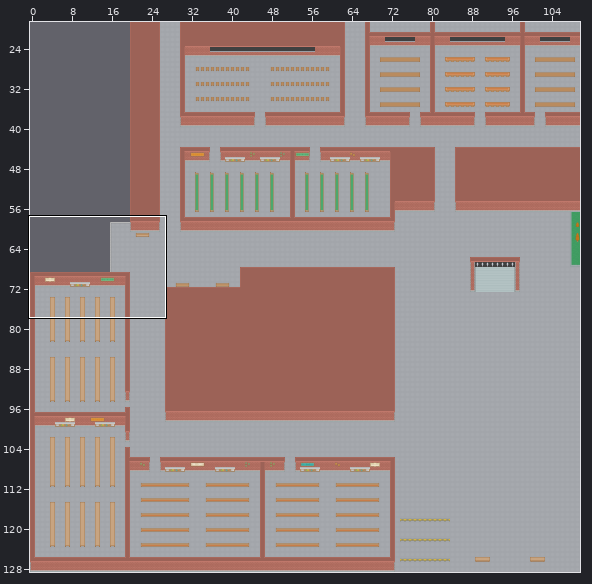
Level history. Tiled map: core/assets/visuals/maps/Turlington_Dungeon.tmx. The picture above shows the old version from afar; the outline marks the close-up.
Close-up. Before:
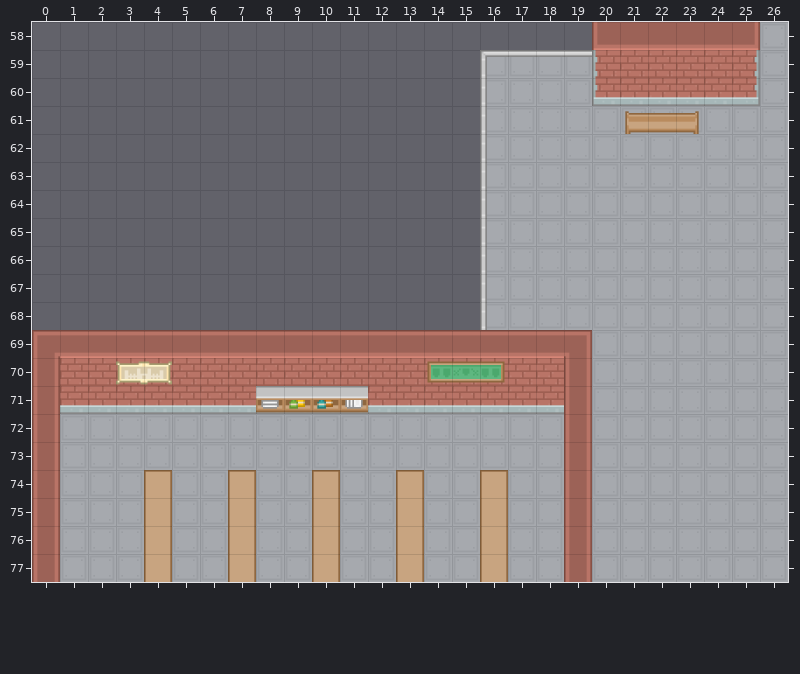
Cells are 64x64 px. Shown: x 0..26, y 58..77. The commit also changed other parts of the map, which this record leaves out.
New version:
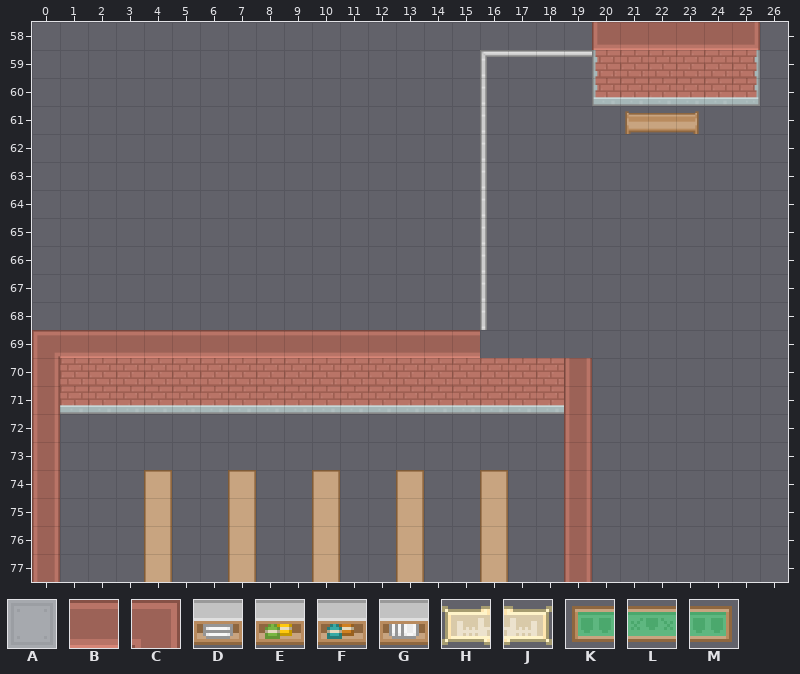
Key: from "roguelikeCity_magenta64": A 62, B 80, C 83; from "roguelikeIndoor_transparent64": D 340, E 341, F 342, G 343, H 384, J 385, K 464, L 465, M 466.
_ is an empty cell.
The exact change:
{"where": "layer \"Background\" (now hidden)"}
{"y":58,"x":26,"old":"A","new":"_"}
{"y":59,"x":16,"old":"AAAA","new":"____"}
{"y":59,"x":26,"old":"A","new":"_"}
{"y":60,"x":16,"old":"AAAA","new":"____"}
{"y":60,"x":26,"old":"A","new":"_"}
{"y":61,"x":16,"old":"AAAAAAAAAAA","new":"___________"}
{"y":62,"x":16,"old":"AAAAAAAAAAA","new":"___________"}
{"y":63,"x":16,"old":"AAAAAAAAAAA","new":"___________"}
{"y":64,"x":16,"old":"AAAAAAAAAAA","new":"___________"}
{"y":65,"x":16,"old":"AAAAAAAAAAA","new":"___________"}
{"y":66,"x":16,"old":"AAAAAAAAAAA","new":"___________"}
{"y":67,"x":16,"old":"AAAAAAAAAAA","new":"___________"}
{"y":68,"x":16,"old":"AAAAAAAAAAA","new":"___________"}
{"y":69,"x":20,"old":"AAAAAAA","new":"_______"}
{"y":70,"x":20,"old":"AAAAAAA","new":"_______"}
{"y":71,"x":20,"old":"AAAAAAA","new":"_______"}
{"y":72,"x":1,"old":"AAAAAAAAAAAAAAAAAA","new":"__________________"}
{"y":72,"x":20,"old":"AAAAAAA","new":"_______"}
{"y":73,"x":1,"old":"AAAAAAAAAAAAAAAAAA","new":"__________________"}
{"y":73,"x":20,"old":"AAAAAAA","new":"_______"}
{"y":74,"x":1,"old":"AAA","new":"___"}
{"y":74,"x":5,"old":"AA","new":"__"}
{"y":74,"x":8,"old":"AA","new":"__"}
{"y":74,"x":11,"old":"AA","new":"__"}
{"y":74,"x":14,"old":"AA","new":"__"}
{"y":74,"x":17,"old":"AA","new":"__"}
{"y":74,"x":20,"old":"AAAAAAA","new":"_______"}
{"y":75,"x":1,"old":"AAA","new":"___"}
{"y":75,"x":5,"old":"AA","new":"__"}
{"y":75,"x":8,"old":"AA","new":"__"}
{"y":75,"x":11,"old":"AA","new":"__"}
{"y":75,"x":14,"old":"AA","new":"__"}
{"y":75,"x":17,"old":"AA","new":"__"}
{"y":75,"x":20,"old":"AAAAAAA","new":"_______"}
{"y":76,"x":1,"old":"AAA","new":"___"}
{"y":76,"x":5,"old":"AA","new":"__"}
{"y":76,"x":8,"old":"AA","new":"__"}
{"y":76,"x":11,"old":"AA","new":"__"}
{"y":76,"x":14,"old":"AA","new":"__"}
{"y":76,"x":17,"old":"AA","new":"__"}
{"y":76,"x":20,"old":"AAAAAAA","new":"_______"}
{"y":77,"x":1,"old":"AAA","new":"___"}
{"y":77,"x":5,"old":"AA","new":"__"}
{"y":77,"x":8,"old":"AA","new":"__"}
{"y":77,"x":11,"old":"AA","new":"__"}
{"y":77,"x":14,"old":"AA","new":"__"}
{"y":77,"x":17,"old":"AA","new":"__"}
{"y":77,"x":20,"old":"AAAAAAA","new":"_______"}
{"where": "layer \"Mid\" (now hidden)"}
{"y":70,"x":3,"old":"HJ","new":"__"}
{"y":70,"x":14,"old":"KLM","new":"___"}
{"y":71,"x":8,"old":"DEFG","new":"____"}
{"where": "layer \"Foreground\" (now hidden)"}
{"y":69,"x":16,"old":"BBBC","new":"____"}
{"label":"removed","picture_box":[60,22,788,582]}
